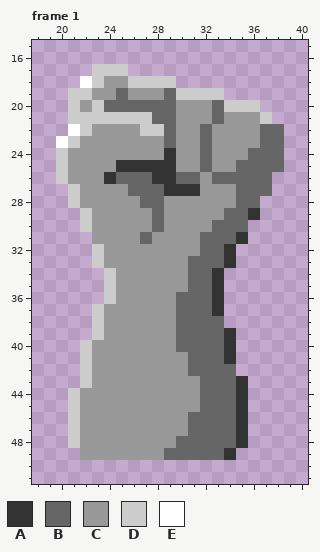
One commit to this pixel-art file: Protótipos/Arquivos - Aseprite/mão.aseprite. Above is the file before it was changed.
64x64 pixels, 1 frame. Shown: frame 1: x 18..40, y 15..51. The commit also changed other frames, which this record leaves out.
Palette (. is transparent): A #333333  B #666666  C #999999  D #cccccc  E #ffffff
Pixels before, frame 1, first column x 20:
17 ...DDD.............
18 ..EDCCDDDD.........
19 .DDCCBCCCBDDDD.....
20 .DCDBBBBBBCCCBDDD..
21 .DDDDDDDBBCCCBCCCD.
22 .EDCCCCDDBCCBCCCCBB
23 EDCCCCCCCBCCBCCCCBB
24 DCCCCCCCCACCBCCCBBB
25 DCCCCAAAAACCBCCBBBB
26 DCCCABBBAABBCBBBBB.
27 .DCCCCBBBAAACCCBBB.
28 .DCCCCCBBCCCCCCBB..
29 ..DCCCCCBCCCCCBBA..
30 ..DCCCCCBCCCCBBB...
31 ...CCCCBCCCCBBBA...
32 ...DCCCCCCCCBBA....
33 ...DCCCCCCCBBBA....
34 ....DCCCCCCBBA.....
35 ....DCCCCCCBBA.....
36 ....DCCCCCBBBA.....
37 ...DCCCCCCBBBA.....
38 ...DCCCCCCBBBB.....
39 ...DCCCCCCBBBBA....
40 ..DCCCCCCCBBBBA....
41 ..DCCCCCCCCBBBA....
42 ..DCCCCCCCCBBBB....
43 ..DCCCCCCCCCBBBA...
44 .DCCCCCCCCCCBBBA...
45 .DCCCCCCCCCCBBBA...
46 .DCCCCCCCCCBBBBA...
47 .DCCCCCCCCCBBBBA...
48 .DCCCCCCCCBBBBBA...
49 ..CCCCCCCBBBBBA....
And afterwards:
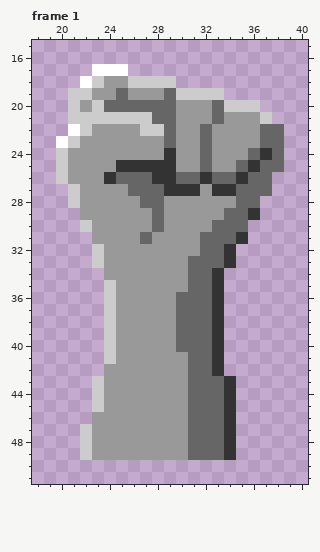
The exact change:
Frame 1, layer "Layer 1":
The edit turns colour B into colour A in row 24 at x 37; in row 25 at x 36; in row 26 at x 35; in rows 38 to 42 at x 33; in rows 43 to 48 at x 34.
The edit turns colour C into colour A in row 26 at x 32; in row 27 at x 33 to 34.
The edit turns colour C into colour B in rows 43 to 45 at x 31.
The edit turns colour B into colour C in row 48 at x 30; in row 49 at x 29 to 30.
The edit turns colour D into colour C in row 29 at x 22; in row 34 at x 24.
The edit turns colour C into colour D in rows 37 to 41 at x 24; in rows 43 to 45 at x 23; in rows 47 to 49 at x 22.
The edit turns colour D into colour E in row 17 at x 23 to 25.
Colour A is gone in rows 39 to 41 at x 34; in rows 43 to 48 at x 35.
Colour B is gone in row 42 at x 34.
Colour C is gone in rows 40 to 42 at x 23; in rows 44 to 46 at x 22.
Colour D is gone in rows 37 to 39 at x 23; in rows 40 to 43 at x 22; in rows 44 to 48 at x 21.
Pixel boxes of the changes (left, top, right, bottom) in both pictures:
changed: (92, 64, 128, 76)
changed: (200, 148, 272, 196)
changed: (80, 208, 92, 220)
changed: (68, 268, 116, 460)
changed: (164, 316, 248, 460)
